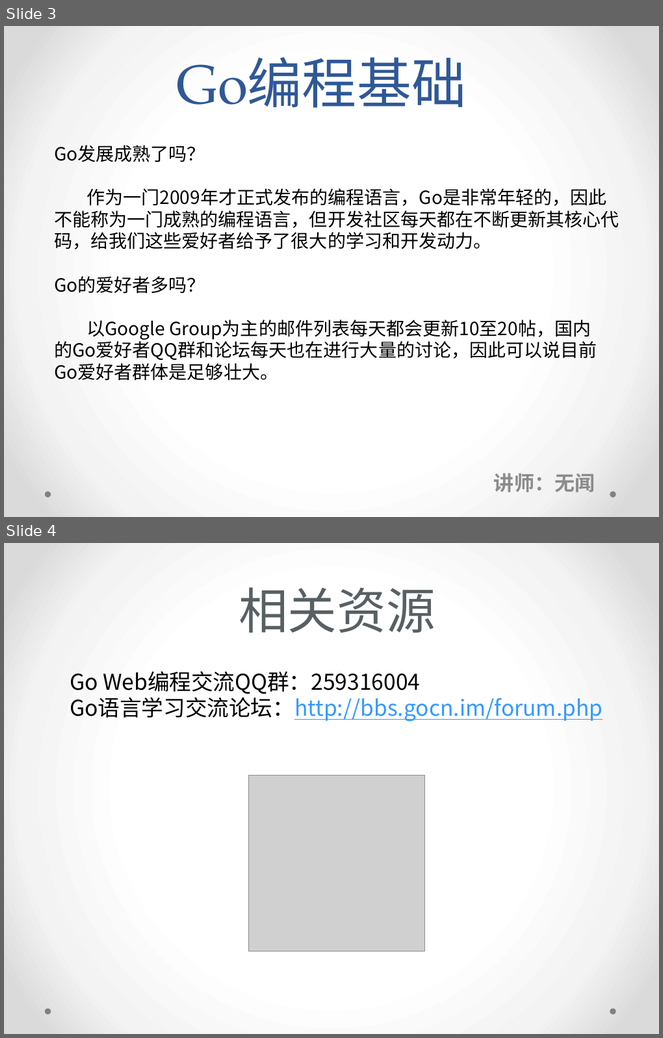
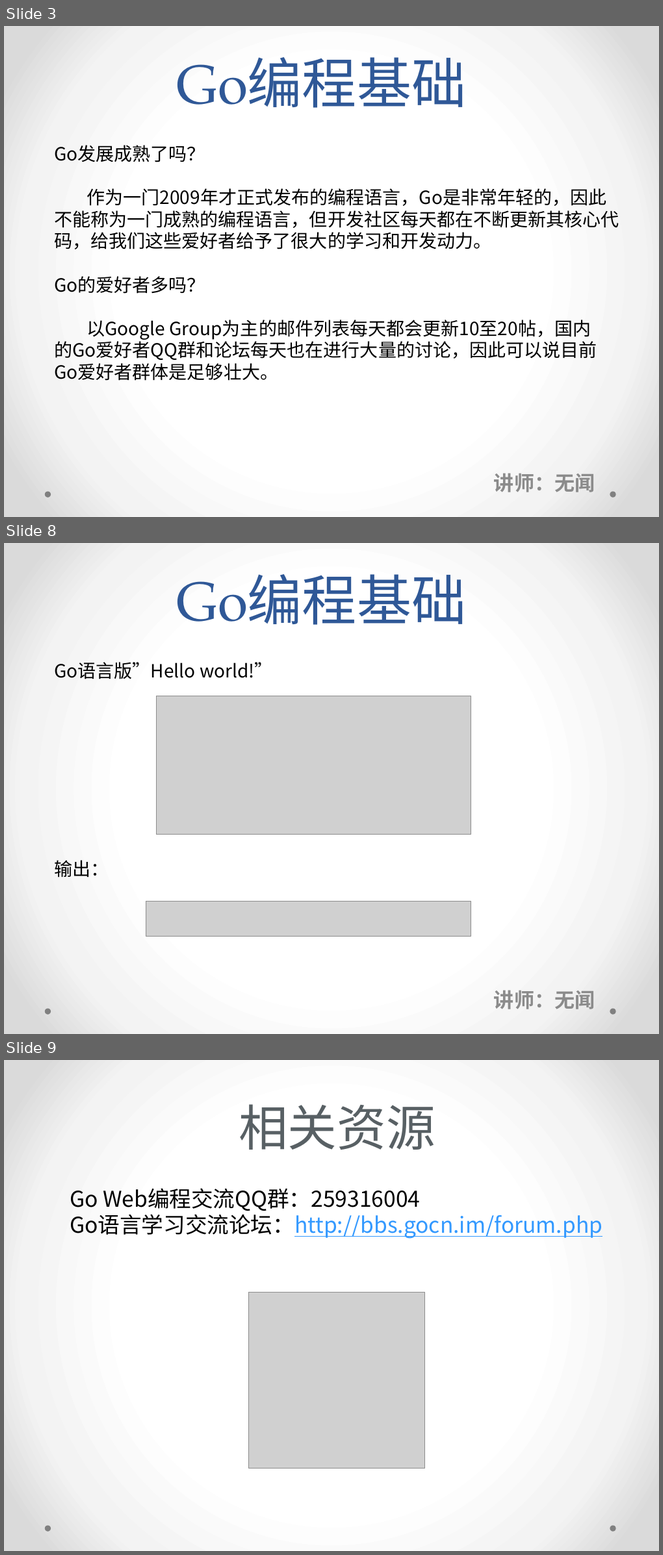
Before and after one commit to deliretzua/go-fundamental-programming, a slide deck: Go编程基础-课堂讲义.pptx. Shown one above the other, each under a label of ours: slides 3 and 4 before the commit, slides 3, 8 and 9 after it; the slides between them are not shown. The pictures are 663x1038 and 663x1555 pixels, drawn with LibreOffice and Linux fonts; fonts in the diff are those of the drawing; grey boxes stand for pictures. Boxes give left, top, right and bottom in pixels: in the first picture for what was removed or moved away, otherwise in the second. Text is boxed around its words. In the diff, an @@ line names an element or a change of style, - is before the commit and + after.

```diff
--- a/Go编程基础-课堂讲义.pptx
+++ b/Go编程基础-课堂讲义.pptx
@@ slide 8 added at [4,543,659,1034], background gradient #FFFFFF to #F4F4F4 to #DADADA; not listed: 2 template elements that a slide beside it also shows @@
@@ title added at [176,574,466,625], 60 pt, text #2F5897 @@
+Go编程基础
@@ text added at [54,662,273,679], 20 pt, text #000000 @@
+Go语言版”Hello world!”
@@ picture added at [156,696,471,835] @@
@@ text added at [54,860,109,878], 20 pt, text #000000 @@
+输出：
@@ picture added at [146,901,471,937] @@
@@ subtitle added at [494,990,595,1010], 22.2 pt, text #8C8C8C, bold @@
+讲师：无闻
@@ what was slide 4 is now slide 9 @@
```
Also in this commit, not shown: 1 slide changed, 4 other slides added, 3 other files.
